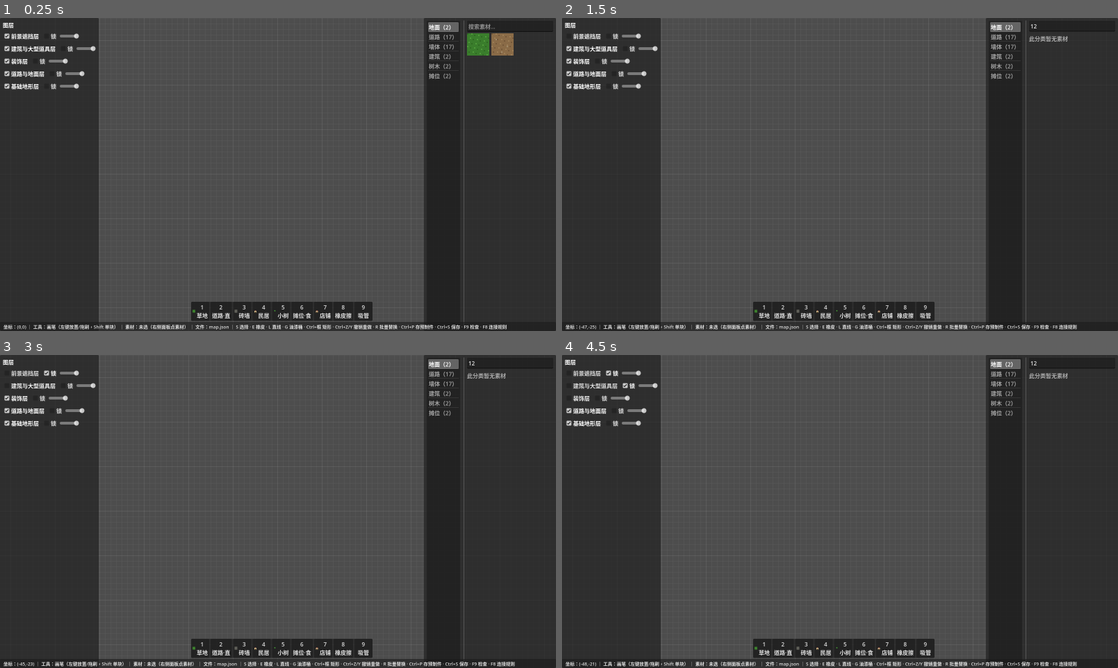
Above: before the commit, frames 1-4 (two rows, left to right).
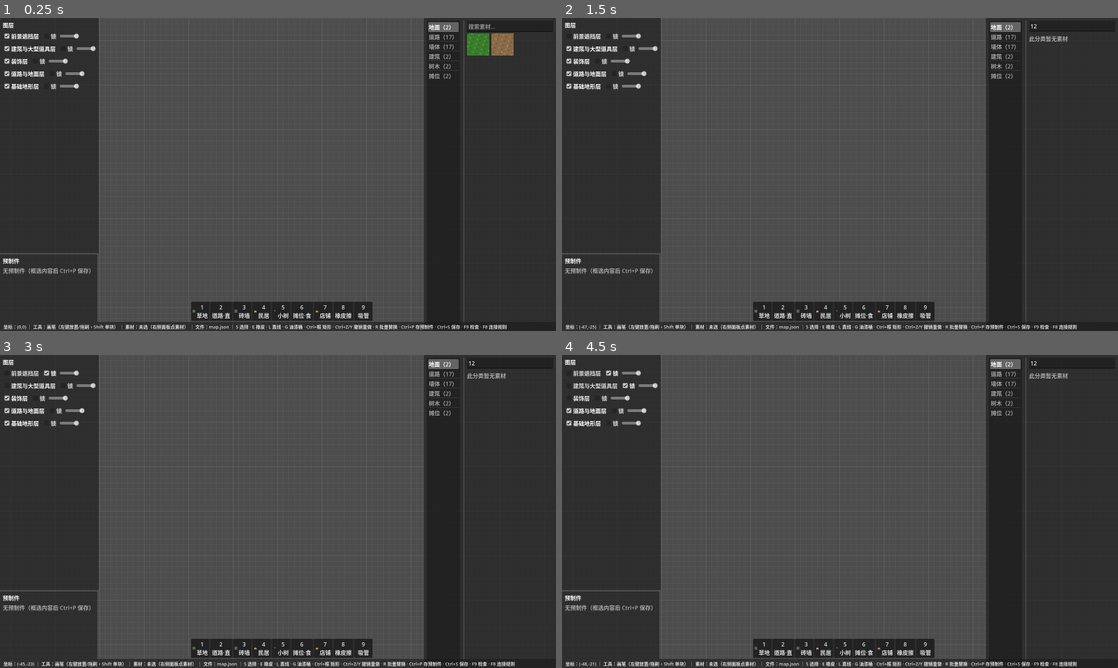
Above: after the commit, the same moments.

Repository: Xeehho/tilemason
Game: Godot game, scene res://scenes/main.tscn
Two runs of this game, one before a commit and one after it. Both use one fixed random seed, a clock stepped at 60 frames per second and the inputs below.
Inputs (mouse positions are in pixels of both pictures, inside the frame that each line leads up to):
- Up to frame 1 (0.25 s): no input
- Up to frame 2 (1.5 s): click (1073, 27) at 0.52 s; type "12" at 0.6 s; click "前景遮挡层" at 1.25 s
- Up to frame 3 (3 s): click "锁" at 2 s; click "建筑与大型道具层" at 2.75 s
- Up to frame 4 (4.5 s): click "锁" at 3.5 s; click "装饰层" at 4.25 s

The runs differ from the first frame. In frame 1, 0.4% of the frame differs, in the area x 0-18%, y 75-98%; in frame 2, 0.4%; in frame 3, 0.4%; in frame 4, 0.4%.

Commit message:
feat: 预制件浏览面板——列表/选用/删除（P3·§7 补全）
- 新增 PrefabPanel（src/ui/prefab_panel.gd）：左下角停靠（图层面板
  让位底部 224px、状态栏之上），列出全部已存预制件（名称+方块/物件
  统计），当前选用件金色高亮；每行「选用」（设为当前件并持久化）
  与「×」删除（删除当前件时清空选定）；空清单显示 Ctrl+P 引导
- main：面板接入选用/删除信号；Ctrl+P 保存后面板即时刷新
- 验证：check-only 全 0、冒烟通过、窗口实测零脚本错误、截图像素
  9/9、左下角面板文字像素取证通过；python 补丁首轮锚点未命中被
  assert 拦截（_layer_panel 命名勘误后全命中——纪律生效实录）

Co-authored-by: GLM <noreply@z.ai>

Diff:
--- a/src/main.gd
+++ b/src/main.gd
@@ -42,6 +42,7 @@
 var _footprint_demo_lock := false ## 截图取证：锁定固定范围框，跳过 _process 的鼠标跟随
 var _bucket_mode := false ## G 键油漆桶（design.md §2.2）：左键填充连通同素材区域
 var _current_prefab := "" ## 当前预制件名（Ctrl+P 保存并选定、P 放置）
+var _prefab_panel: PrefabPanel ## 预制件面板（列表/选用/删除）
 var _hotbar: Hotbar ## 底部快捷栏（design.md §6.2）
 var _recent: Array = [] ## 最近使用素材 id（新选中的排最前）
 var _favorites: Array = [] ## 收藏素材 id
@@ -808,7 +809,30 @@
 	var f := FileAccess.open("user://prefab_current.json", FileAccess.WRITE)
 	if f != null:
 		f.store_string(name)
+	_prefab_panel.refresh(_current_prefab)
 	print("[TileMason] 已存预制件「%s」：%d 方块 %d 物件（P 键放置到鼠标处）" % [name, (snapshot["tiles"] as Array).size(), (snapshot["objects"] as Array).size()])
+
+## 面板选用预制件为当前件
+func _choose_prefab(name: String) -> void:
+	_current_prefab = name
+	var f := FileAccess.open("user://prefab_current.json", FileAccess.WRITE)
+	if f != null:
+		f.store_string(name)
+	_prefab_panel.refresh(name)
+	print("[TileMason] 当前预制件：「%s」（P 放置）" % name)
+
+## 面板删除预制件
+func _delete_prefab(name: String) -> void:
+	var dir := DirAccess.open(Prefab.PREFAB_DIR)
+	if dir != null:
+		dir.remove(name + ".json")
+	if _current_prefab == name:
+		_current_prefab = ""
+		var f := FileAccess.open("user://prefab_current.json", FileAccess.WRITE)
+		if f != null:
+			f.store_string("")
+	_prefab_panel.refresh(_current_prefab)
+	print("[TileMason] 已删除预制件「%s」" % name)
 
 ## 放置当前预制件：整组落到鼠标格（左上角对齐），单命令可撤销（复用粘贴模式）
 func _place_current_prefab() -> void:
@@ -1233,8 +1257,25 @@
 		_layer_panel.offset_left = 0
 		_layer_panel.offset_right = 190
 		_layer_panel.offset_top = 0
-		_layer_panel.offset_bottom = 0
+		_layer_panel.offset_bottom = -224 # 给下方预制件面板让位
 	_layer_panel.setup(_document)
+	var pf_layer := CanvasLayer.new()
+	pf_layer.layer = 10
+	add_child(pf_layer)
+	_prefab_panel = PrefabPanel.new()
+	_prefab_panel.setup()
+	_prefab_panel.prefab_chosen.connect(_choose_prefab)
+	_prefab_panel.prefab_deleted.connect(_delete_prefab)
+	pf_layer.add_child(_prefab_panel)
+	_prefab_panel.anchor_left = 0.0
+	_prefab_panel.anchor_right = 0.0
+	_prefab_panel.anchor_top = 1.0
+	_prefab_panel.anchor_bottom = 1.0
+	_prefab_panel.offset_left = 0
+	_prefab_panel.offset_right = 190
+	_prefab_panel.offset_top = -220
+	_prefab_panel.offset_bottom = -26 # 状态栏之上
+	_prefab_panel.refresh(_current_prefab)
 
 func _on_asset_selected(asset_id: String) -> void:
 	_selected_asset_id = asset_id
--- /dev/null
+++ b/src/ui/prefab_panel.gd
@@ -0,0 +1,73 @@
+class_name PrefabPanel
+extends PanelContainer
+## 预制件面板（design.md §7）：列出已存预制件，选用为当前件（P 放置）/删除
+## 全部节点动态创建；左下角停靠（图层面板下方）
+
+signal prefab_chosen(name: String) ## 选用为当前件
+signal prefab_deleted(name: String) ## 删除
+
+var _list_box: VBoxContainer
+var _rows := {} # name -> HBoxContainer
+var _current := "" ## 当前选用件名（高亮）
+
+func setup() -> void:
+	custom_minimum_size = Vector2(190, 0)
+	for child in get_children():
+		child.queue_free()
+	_rows.clear()
+	var margin := MarginContainer.new()
+	margin.add_theme_constant_override("margin_left", 8)
+	margin.add_theme_constant_override("margin_right", 8)
+	margin.add_theme_constant_override("margin_top", 6)
+	margin.add_theme_constant_override("margin_bottom", 6)
+	margin.set_anchors_preset(Control.PRESET_FULL_RECT)
+	add_child(margin)
+	var box := VBoxContainer.new()
+	box.add_theme_constant_override("separation", 4)
+	box.set_anchors_preset(Control.PRESET_FULL_RECT)
+	margin.add_child(box)
+	var title := Label.new()
+	title.text = "预制件"
+	box.add_child(title)
+	_list_box = VBoxContainer.new()
+	_list_box.add_theme_constant_override("separation", 2)
+	box.add_child(_list_box)
+
+## 刷新列表（names 来自 Prefab.list_names；统计从各件快照读取）
+func refresh(current: String) -> void:
+	_current = current
+	for child in _list_box.get_children():
+		child.queue_free()
+	_rows.clear()
+	var names := Prefab.list_names()
+	if names.is_empty():
+		var hint := Label.new()
+		hint.text = "无预制件（框选内容后 Ctrl+P 保存）"
+		hint.modulate.a = 0.6
+		_list_box.add_child(hint)
+		return
+	for name in names:
+		var row := _make_row(str(name))
+		_rows[str(name)] = row
+		_list_box.add_child(row)
+
+func _make_row(name: String) -> HBoxContainer:
+	var row := HBoxContainer.new()
+	row.add_theme_constant_override("separation", 4)
+	var snap := Prefab.load_prefab(name)
+	var tiles: int = (snap.get("tiles", []) as Array).size()
+	var objects: int = (snap.get("objects", []) as Array).size()
+	var choose := Button.new()
+	choose.text = "%s（%d格%d件）" % [name, tiles, objects]
+	choose.tooltip_text = "选用为当前件（P 键放置到鼠标处）"
+	if name == _current:
+		choose.modulate = Color(1.0, 0.85, 0.4) # 当前件高亮
+	choose.pressed.connect(func() -> void: prefab_chosen.emit(name))
+	choose.size_flags_horizontal = Control.SIZE_EXPAND_FILL
+	row.add_child(choose)
+	var del := Button.new()
+	del.text = "×"
+	del.tooltip_text = "删除该预制件"
+	del.pressed.connect(func() -> void: prefab_deleted.emit(name))
+	row.add_child(del)
+	return row
Not shown, added: src/ui/prefab_panel.gd.uid
